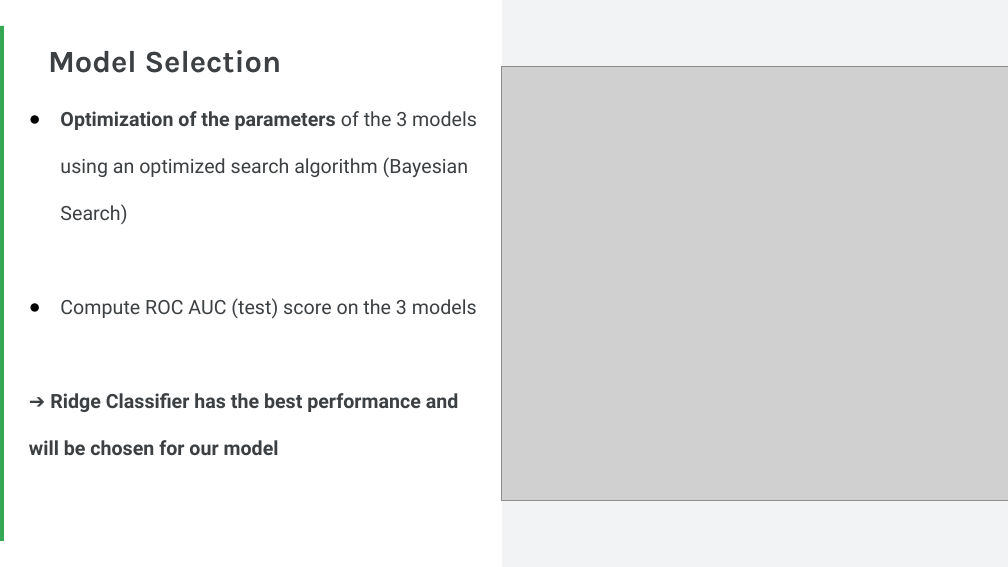
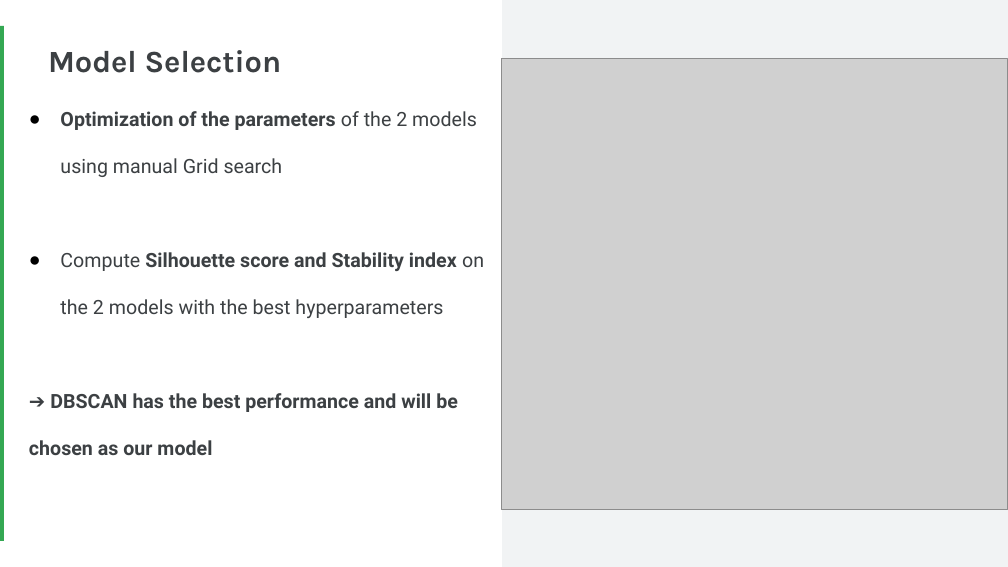
Before and after one commit to Faskill/E-Commerce-Customer-Segmentation, a slide deck: slide 12 of P5_02_Presentation.pptx. Drawn at 1008x567 pixels with LibreOffice and Linux fonts; fonts in the diff are those of the drawing; grey boxes stand for pictures. Boxes give left, top, right and bottom in pixels: in the first picture for what was removed or moved away, otherwise in the second. Text is boxed around its words. In the diff, an @@ line names an element or a change of style, - is before the commit and + after.

Commit message:
Added bar chart to compare models

```diff
--- a/P5_02_Presentation.pptx
+++ b/P5_02_Presentation.pptx
@@ picture resized from (x1=502, y1=67, x2=1008, y2=501) to (x1=502, y1=58, x2=1008, y2=509) @@
@@ text at (x1=29, y1=111, x2=484, y2=455): text changed; bold on @@
-● Optimization of the parameters of the 3 models using an optimized search algorithm (Bayesian Search)
-● Compute ROC AUC (test) score on the 3 models
-➔ Ridge Classifier has the best performance and will be chosen for our model
+● Optimization of the parameters of the 2 models using manual Grid search
+● Compute Silhouette score and Stability index on the 2 models with the best hyperparameters
+➔ DBSCAN has the best performance and will be chosen as our model
```
Also in this commit, not shown: 2 other slides changed, 1 slide added, 1 slide removed, 1 other file.
